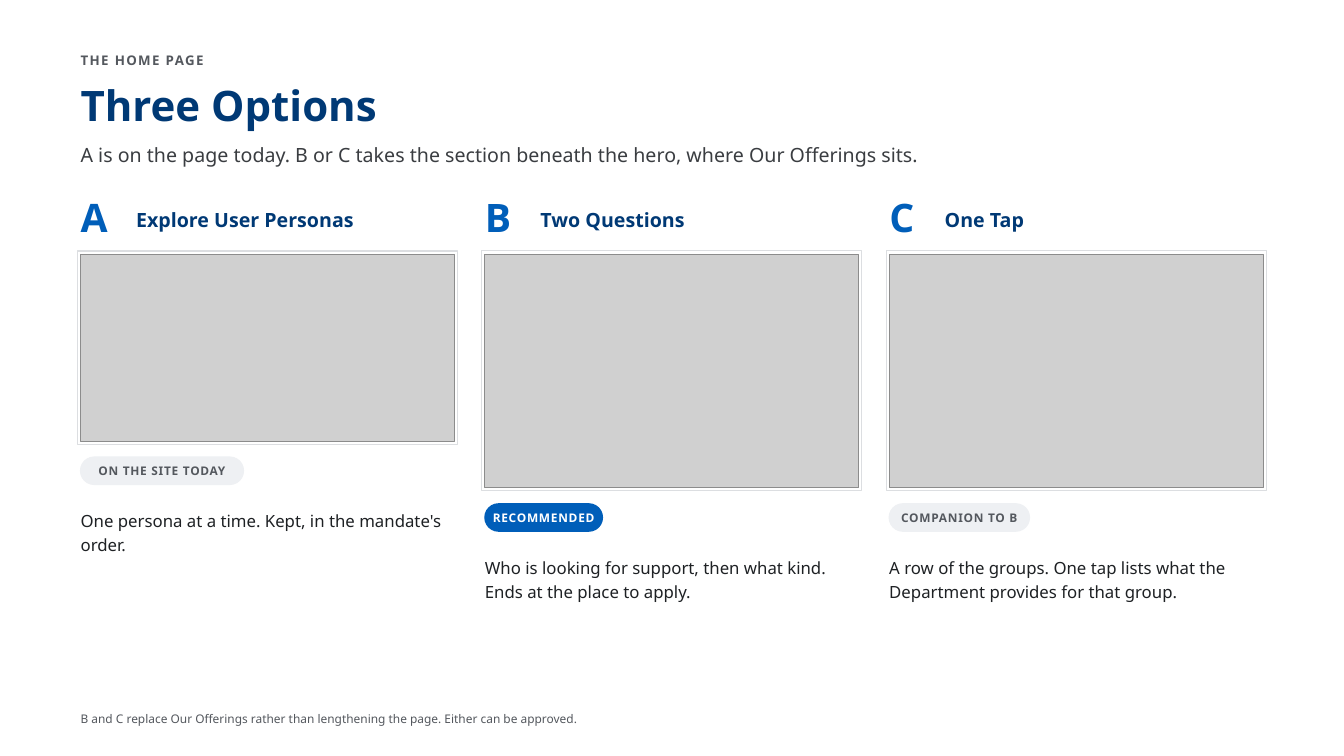
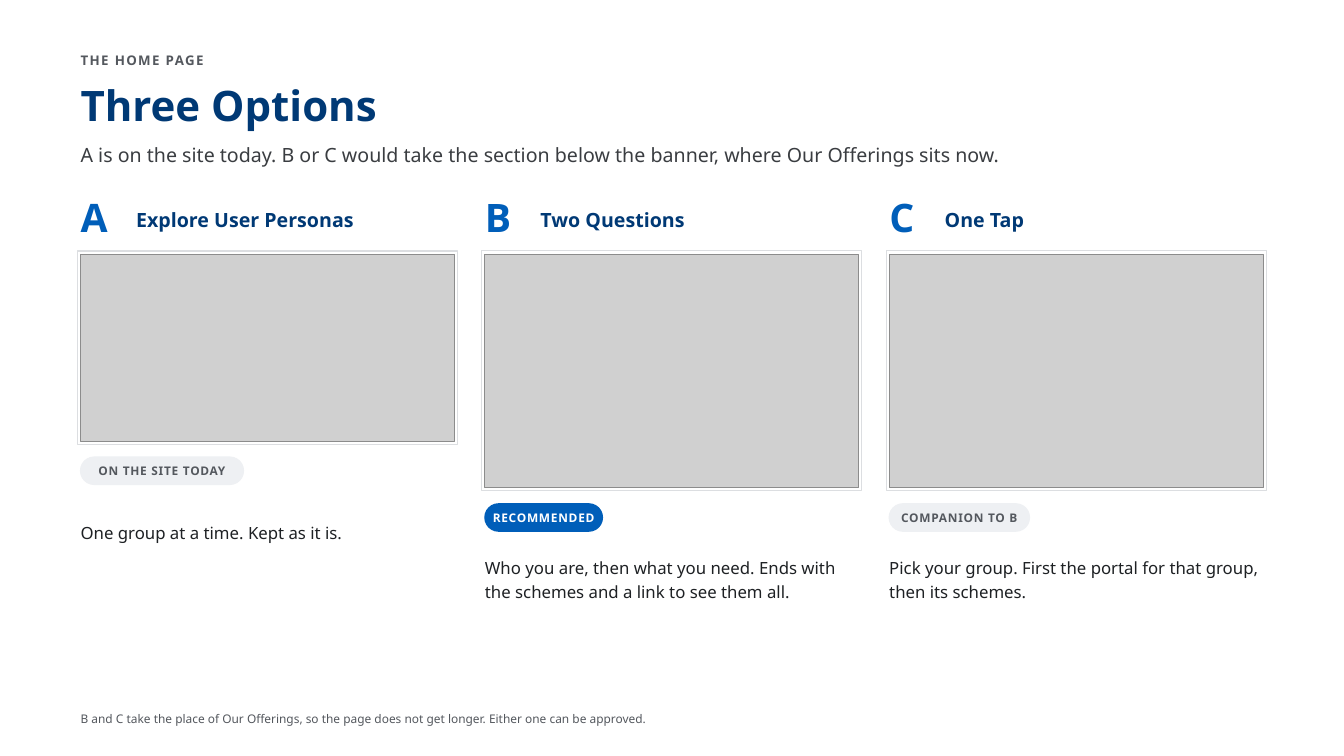
Before and after one commit to AkashShivanand/mosje, a slide deck: slide 3 of docs/plans/MoSJE-Service-Discovery-Options.pptx. Drawn at 1344x756 pixels with LibreOffice and Linux fonts; fonts in the diff are those of the drawing; grey boxes stand for pictures. Boxes give left, top, right and bottom in pixels: in the first picture for what was removed or moved away, otherwise in the second. Text is boxed around its words. In the diff, an @@ line names an element or a change of style, - is before the commit and + after.

Commit message:
feat(service-discovery): the deck in plain words, the earlier Schemes layouts, and a data-sources report
The option pages lose their verdicts, as the review asked: each says what
the option is, how it works and why it helps, in words a school-leaver can
read. The Two Questions answer shows both choices, three schemes with a
View details link each and no apply button, and one link to the Schemes
page filtered to the same answers. One Tap opens with a band for the one
portal or helpline the Department runs for the chosen group, where it has
one, with a link only where the site answered when checked. The scheme
type comes off every card and row: every scheme here is centrally backed.

The two Schemes-page options return to the layouts from before the review
with the review's asks applied — two filters, no counts, greyed filters,
paged results — reading every field from the master, with the row of
faces on one grid and a fixed label height so it aligns.

docs/research/service-discovery-data-sources.md is generated from the
master: every group, kind of support, portal, link and scheme with its
source, the link checks of 9 September, and what is still unverified.
Both before/after pages now carry their pictures inside the file. The
renderer draws a video's poster frame so the PDF shows every screen.

```diff
--- a/docs/plans/MoSJE-Service-Discovery-Options.pptx
+++ b/docs/plans/MoSJE-Service-Discovery-Options.pptx
@@ text at (x1=81, y1=147, x2=999, y2=167): text changed @@
-A is on the page today. B or C takes the section beneath the hero, where Our Offerings sits.
+A is on the site today. B or C would take the section below the banner, where Our Offerings sits now.
@@ text at (x1=81, y1=526, x2=342, y2=543): text changed @@
-One persona at a time. Kept, in the mandate's order.
+One group at a time. Kept as it is.
@@ text at (x1=485, y1=561, x2=835, y2=598): text changed @@
-Who is looking for support, then what kind. Ends at the place to apply.
+Who you are, then what you need. Ends with the schemes and a link to see them all.
@@ text at (x1=889, y1=561, x2=1258, y2=598): text changed @@
-A row of the groups. One tap lists what the Department provides for that group.
+Pick your group. First the portal for that group, then its schemes.
@@ text at (x1=81, y1=714, x2=646, y2=726): text changed @@
-B and C replace Our Offerings rather than lengthening the page. Either can be approved.
+B and C take the place of Our Offerings, so the page does not get longer. Either one can be approved.
```
Also in this commit, not shown: 11 other slides changed, 59 other files.
